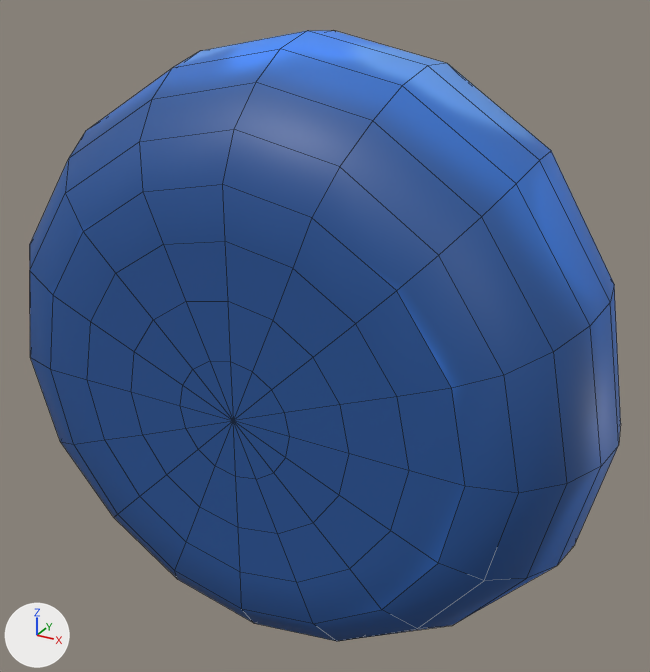
The Blender file Assets/Models/Slime.blend as it was, and as the next commit left it.
One viewpoint serves both versions: a 50 mm camera at (1.38, -2.39, 1.24) aimed at (-0.02, 0.15, -0.03). Arrows for +X, +Y and +Z are at lower left; the lights stay in place. Mesh edges are drawn as thin lines.

The older version as bpy lines, for what is in view:
```python
me_sphere_001 = bpy.data.meshes.new('Sphere.001')
me_sphere_001.from_pydata(...)  # 242 vertices, 256 faces; spans x -1.04..1.04, y -0.45..0.81, z -0.96..1.0
me_sphere_001.polygons.foreach_set('use_smooth', [True] * 256)
me_sphere_001.materials.append(mat_slimebody)  # picture img_texture_slime
ob_slime_blue = bpy.data.objects.new('Slime_blue', me_sphere_001)
ob_slime_blue.location = (0.0, 0.0, 0.0)
```
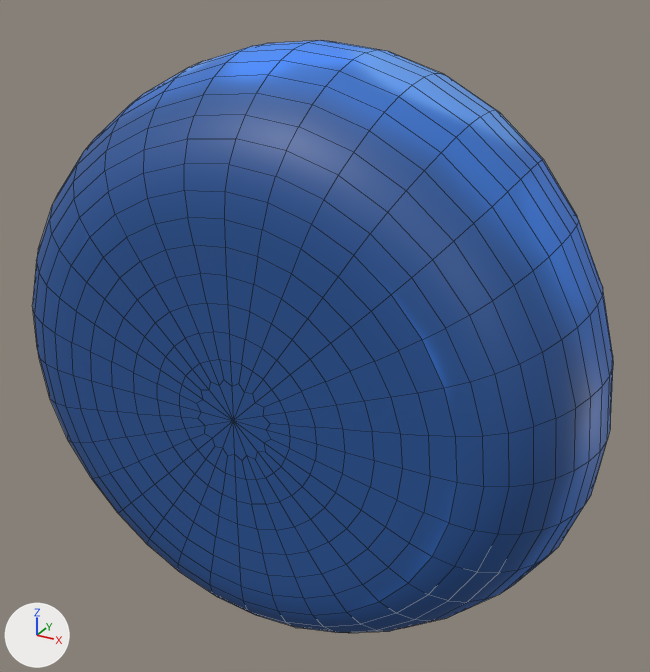
Edits to the scene script, one JSON object a line:
```json
{"op": "add", "block": "ob_slime_blue", "code": "_m = ob_slime_blue.modifiers.new('Subdivision', 'SUBSURF')"}
{"op": "add", "block": "ob_slime_blue", "code": "_m.render_levels = 1"}
```

Boxes (x1, y1, x2, y2) around the edits, measured in the pictures (650 x 672 px):
```json
{"object": "Slime_blue", "change": "modifiers changed", "before": [30, 31, 621, 641], "after": [32, 40, 613, 633]}
```
